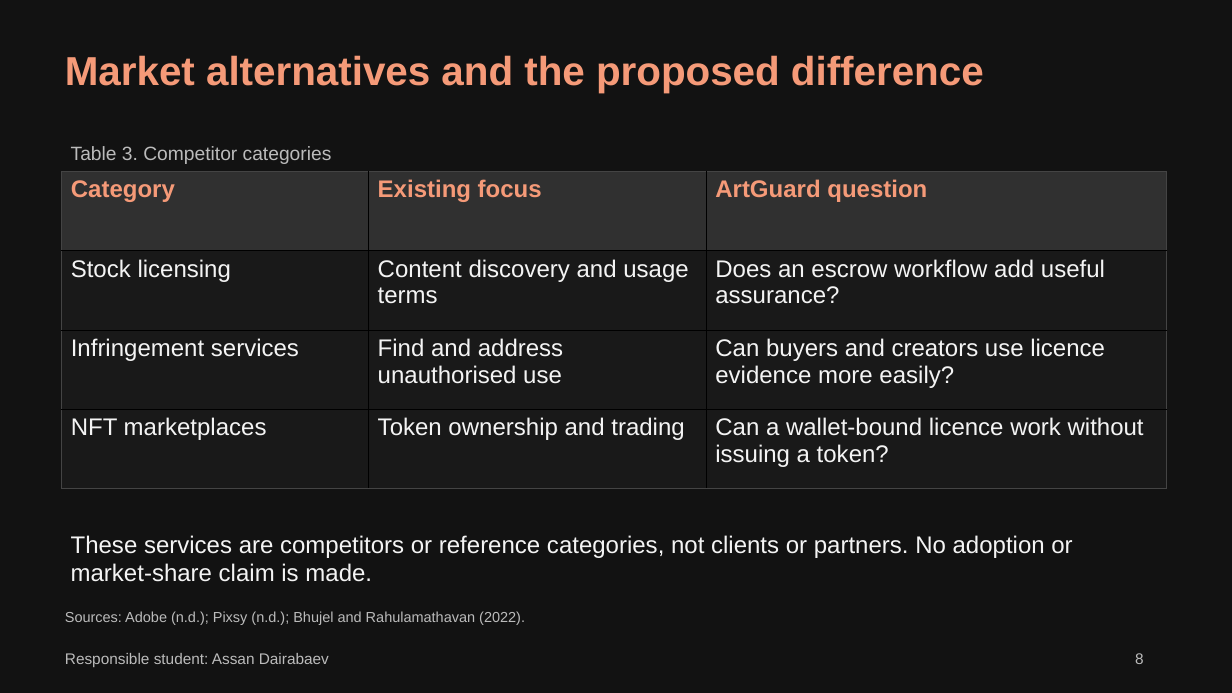
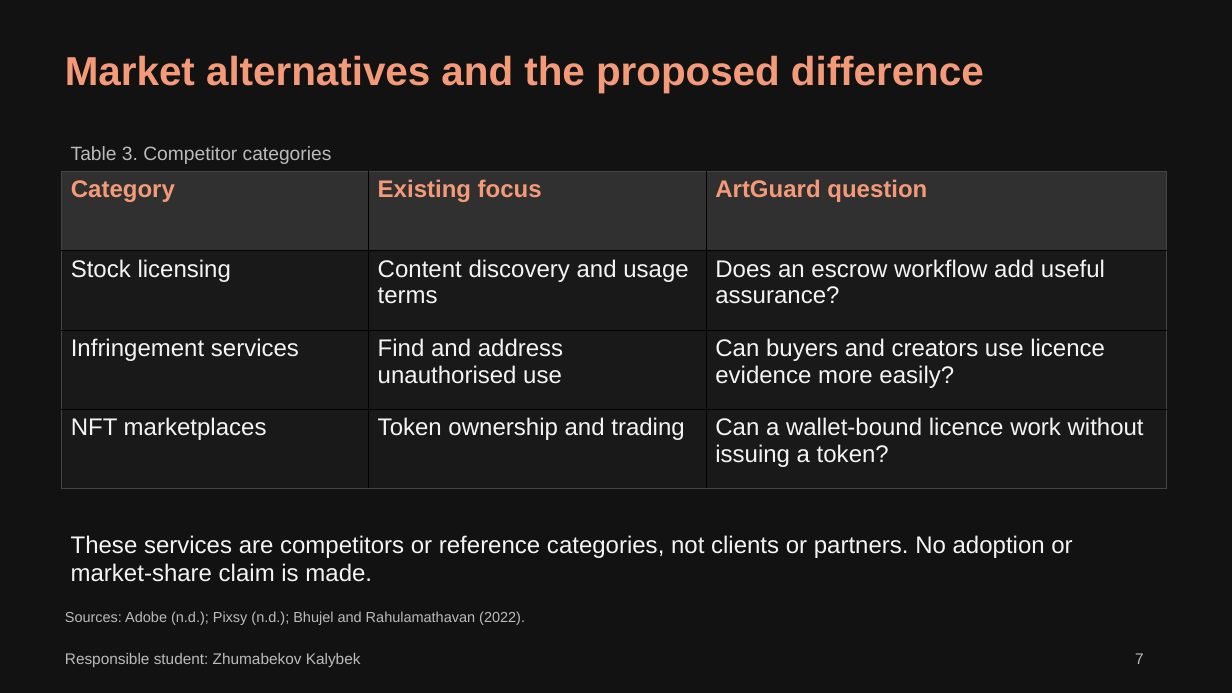
Before and after one commit to ONI-COLLI/Artguard, a slide deck: slide 7 of deliverables/final-project/Team03_FP_Presentation.pptx (slide 8 before the commit). Drawn at 1232x693 pixels with LibreOffice and Linux fonts; fonts in the diff are those of the drawing. Boxes give left, top, right and bottom in pixels: in the first picture for what was removed or moved away, otherwise in the second. Text is boxed around its words. In the diff, an @@ line names an element or a change of style, - is before the commit and + after.

```diff
--- a/deliverables/final-project/Team03_FP_Presentation.pptx
+++ b/deliverables/final-project/Team03_FP_Presentation.pptx
@@ text at box(65, 653, 361, 667): text changed @@
-Responsible student: Assan Dairabaev
+Responsible student: Zhumabekov Kalybek
@@ text at box(1135, 653, 1144, 664): text changed @@
-8
+7
```
Also in this commit, not shown: 15 other slides changed, 15 other files.
